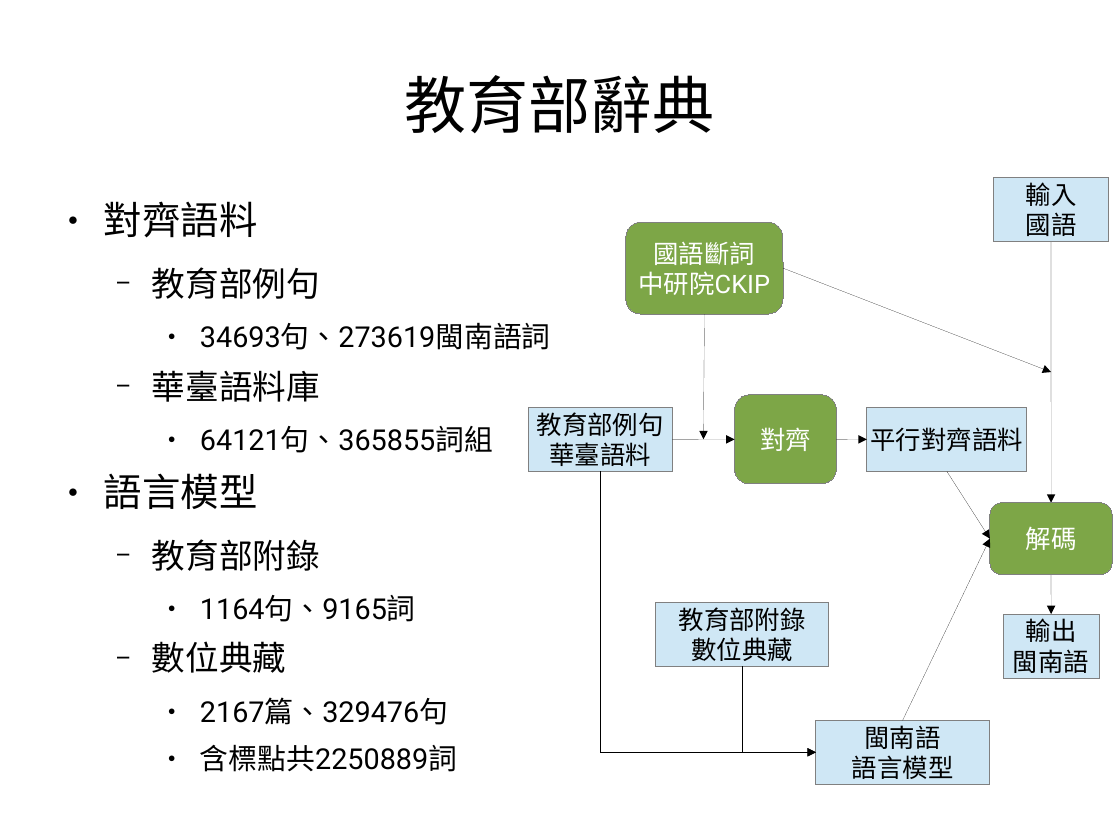
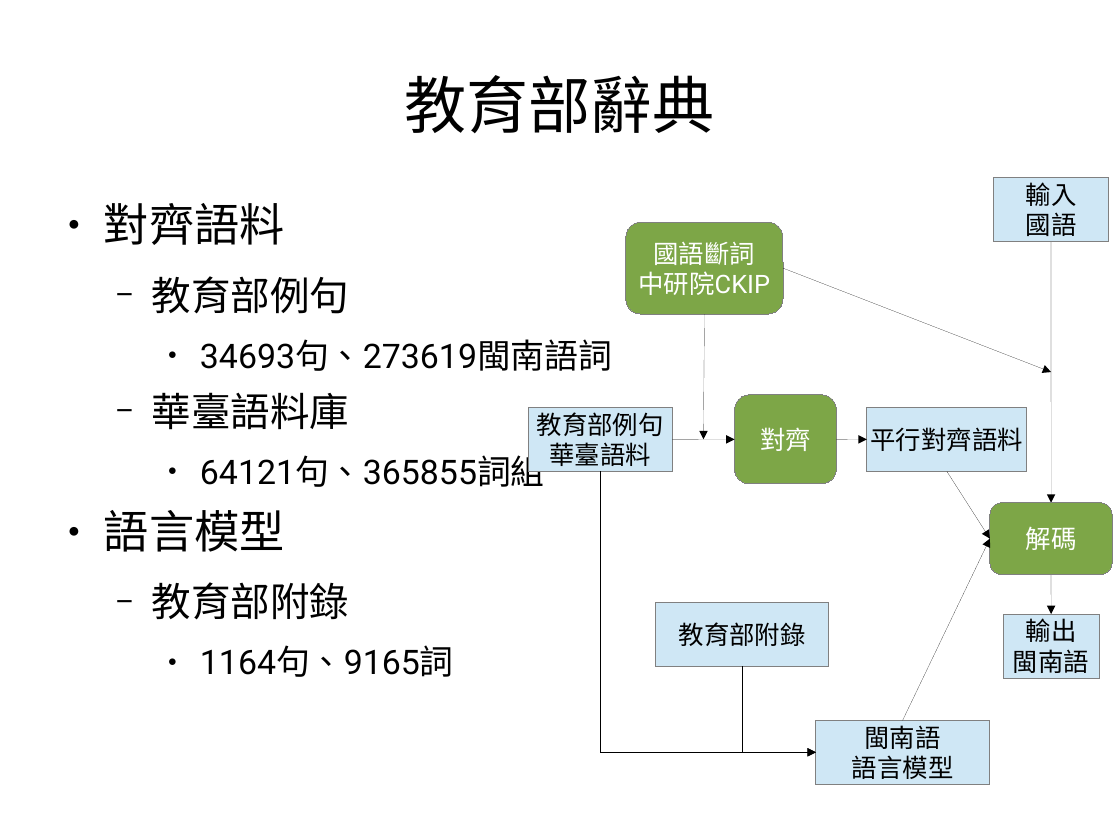
Before and after one commit to sih4sing5hong5/po3-ko3_tau5-iann2-phinn3, a slide deck: slide 17 of 翻譯報告.odp (slide 13 before the commit). Drawn at 1120x840 pixels with LibreOffice and Linux fonts; fonts in the diff are those of the drawing. Boxes give left, top, right and bottom in pixels: in the first picture for what was removed or moved away, otherwise in the second. Text is boxed around its words. In the diff, an @@ line names an element or a change of style, - is before the commit and + after.

Commit message:
加語料的說明 丞宏

```diff
--- a/翻譯報告.odp
+++ b/翻譯報告.odp
@@ text "對齊語料" at [104,203,613,677]: size 27.2 to 32 pt in "對齊語料", "語言模型"; size 23.8 to 28 pt in "教育部例句", "華臺語料庫", "教育部附錄"; size 20.4 to 24 pt in "34693句、273619閩南語詞", "64121句、365855詞組", "1164句、9165詞" @@
@@ text at [152,641,457,772]: paragraphs removed @@
-  − 數位典藏
-    ● 2167篇、329476句
-    ● 含標點共2250889詞
@@ text in rectangle at [691,637,793,661]: paragraph removed @@
-數位典藏
```
Also in this commit, not shown: 2 other slides changed, 6 slides added.
